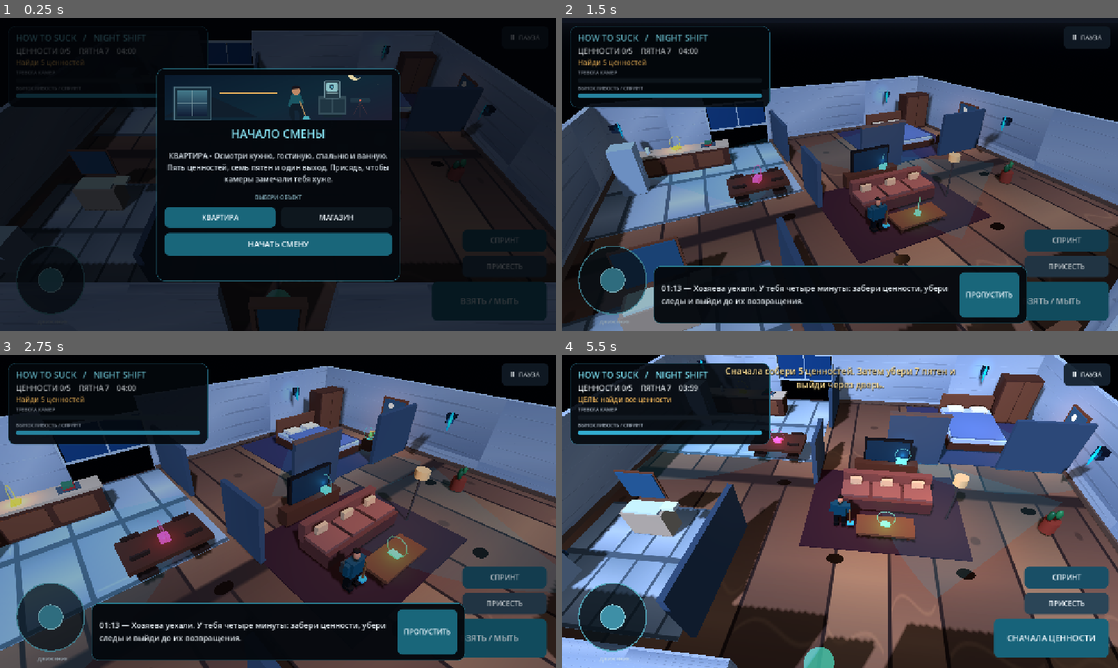
Above: before the commit, frames 1-4 (two rows, left to right).
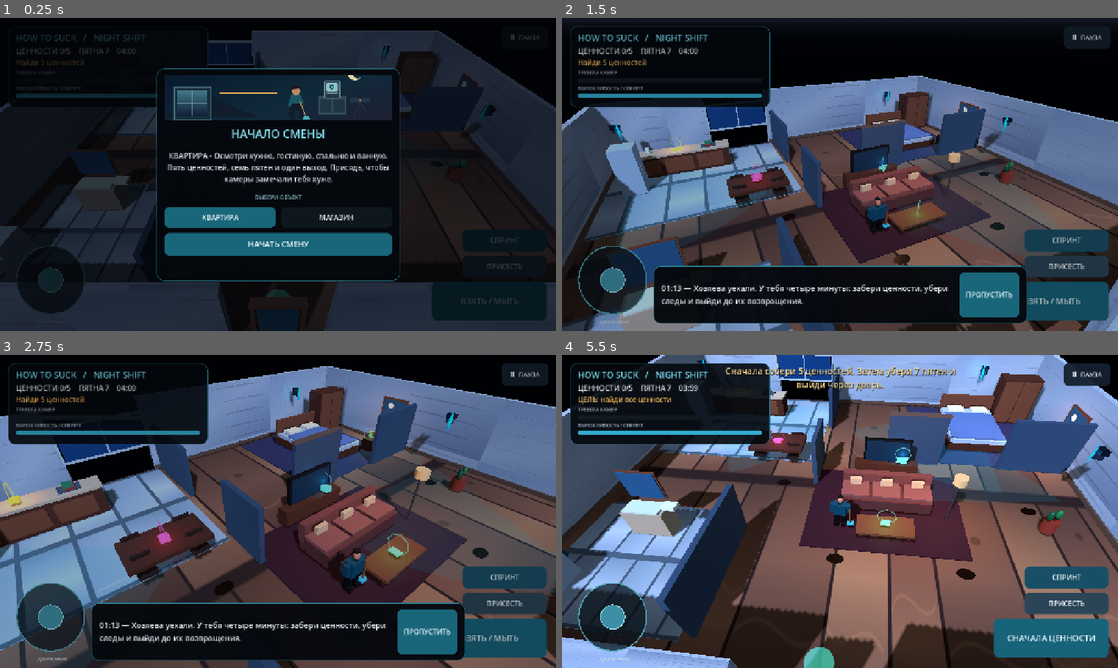
Above: after the commit, the same moments.

Repository: kirovo389-creator/How-to-suck
Game: Godot game, scene res://scenes/main.tscn
The game is run twice, just before and just after one commit, with the same random seed, the same clock (stepped at 60 frames per second) and the same inputs. Sound files missing from this copy of the repository are replaced by a short silence.
Inputs (mouse positions are in pixels of both pictures, inside the frame that each line leads up to):
- Up to frame 1 (0.25 s): no input
- Up to frame 2 (1.5 s): click "НАЧАТЬ СМЕНУ" at 0.5 s; move the mouse to (962, 158) at 1.27 s; hold Right (ui_right) from 1.28 s (still down); click (962, 158) at 1.42 s
- Up to frame 3 (2.75 s): release Right (ui_right) at 2 s; drag from (166, 527) to (250, 574) at 2.02 s
- Up to frame 4 (5.5 s): move the mouse to (895, 442) at 2.77 s; hold Right (ui_right) 2.78-3.5 s; drag from (812, 574) to (673, 464) at 3.52 s; move the mouse to (1006, 558) at 4.27 s; hold Left (ui_left) 4.28-5 s; drag from (673, 464) to (756, 433) at 5.02 s

The runs differ from the first frame. In frame 1, less than 0.1% of the frame differs, in the area x 68-89%, y 8-38%; in frame 2, 0.3%; in frame 3, 0.3%; in frame 4, 1.3%, in the area x 13-98%, y 1-78%.

Commit message:
Stop sprint consistently when a phone call or ending locks player controls

Diff:
--- a/scripts/game.gd
+++ b/scripts/game.gd
@@ -161,7 +161,7 @@
         call_active = true
         call_response_elapsed = 0.0
         player.set_mobile_direction(Vector2.ZERO)
-        player.set_physics_process(false)
+        _sync_player_processing()
         hud.show_call("Управляющий магазина: «Камеры заметили движение. Я скоро вернусь. Ты ещё убираешь?»" if level_id == "store" else "Хозяева: «На камерах какое-то движение. Мы скоро вернёмся. Ты ещё убираешь?»")
         _play_sound("phone")
     if call_active:
@@ -510,7 +510,11 @@
     call_active = false
     player.set_mobile_direction(Vector2.ZERO)
     player.call("set_crouching", false)
+    player.call("set_sprinting", false)
+    sprint_enabled = false
     hud.call("set_crouch_state", false)
+    hud.call("set_sprint_state", false)
+    hud.call("update_stamina", stamina, false)
     player.set_physics_process(false)
     hud.hide_cutscene()
     hud.hide_call()
